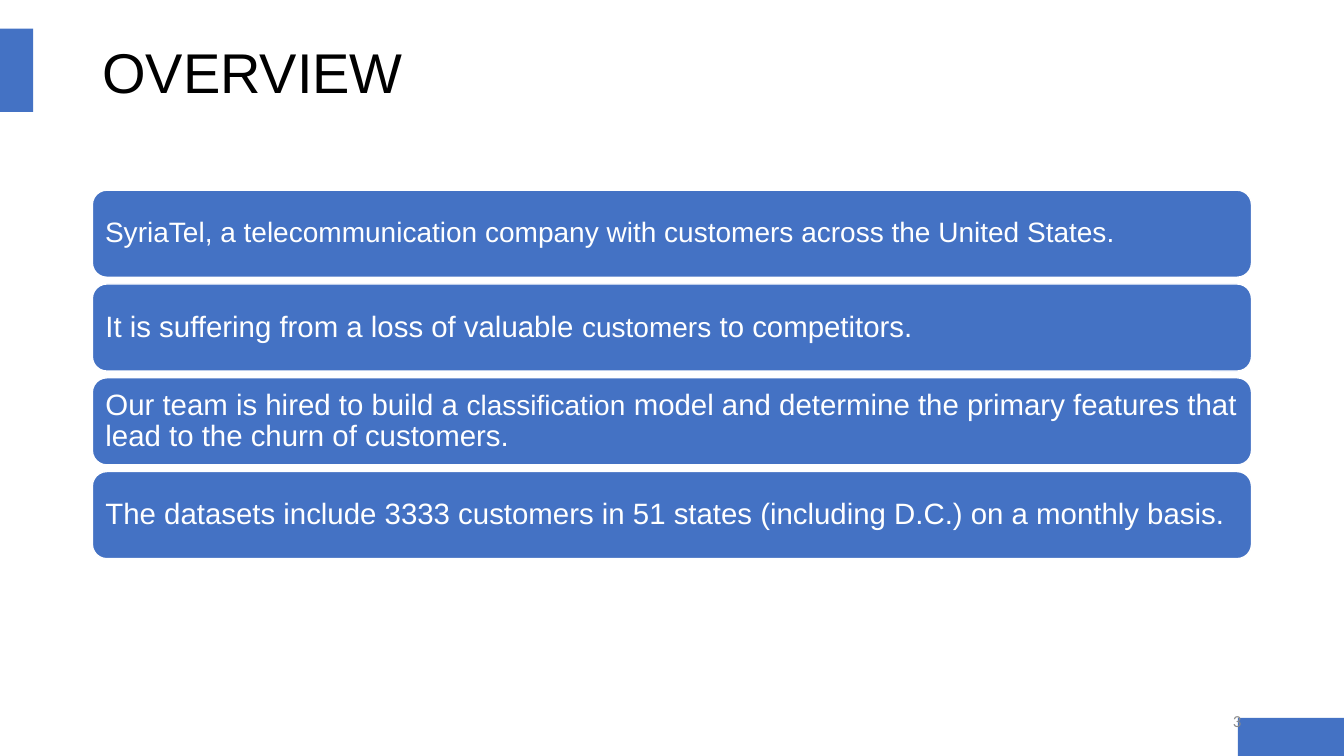
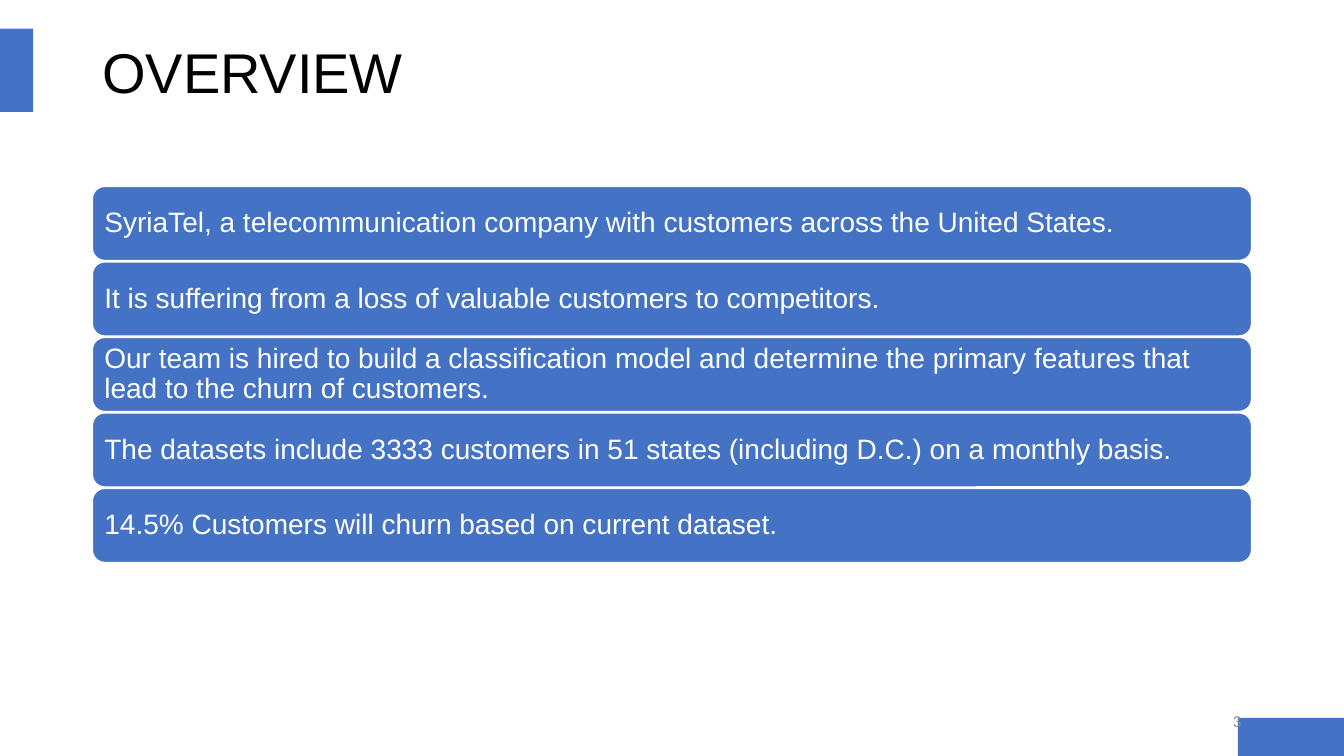
Before and after one commit to carlearn/dsc-mod-3-project-v2-1, a slide deck: slide 3 of SyriaTel Churn Analysis.pptx. Drawn at 1344x756 pixels with LibreOffice and Linux fonts; fonts in the diff are those of the drawing. Boxes give left, top, right and bottom in pixels: in the first picture for what was removed or moved away, otherwise in the second. Text is boxed around its words. In the diff, an @@ line names an element or a change of style, - is before the commit and + after.

```diff
--- a/SyriaTel Churn Analysis.pptx
+++ b/SyriaTel Churn Analysis.pptx
@@ rounded rectangle: place and size @@
-rounded rectangle at [93, 191, 1252, 277]
+rounded rectangle at [93, 187, 1252, 261]
@@ text "SyriaTel, a telecommunication company with ...": place and size @@
-text "SyriaTel, a telecommunication company with ..." at [105, 221, 1114, 247]
+text "SyriaTel, a telecommunication company with ..." at [104, 211, 1113, 237]
@@ rounded rectangle: place and size @@
-rounded rectangle at [93, 284, 1252, 371]
+rounded rectangle at [93, 262, 1252, 337]
@@ text "It is suffering from a ...": place and size @@
-text "It is suffering from a ..." at [105, 315, 912, 342]
+text "It is suffering from a ..." at [104, 287, 880, 313]
@@ text "It is suffering from a ..." at [104, 287, 880, 313]: size 21 to 20 pt in "It is suffering from a loss of ..." @@
@@ rounded rectangle added at [93, 338, 1252, 412], fill #4472C4, outline #FFFFFF 1 pt @@
@@ text "Our team is hired to ...": place and size @@
-text "Our team is hired to ..." at [105, 393, 1236, 447]
+text "Our team is hired to ..." at [104, 347, 1190, 399]
@@ text "Our team is hired to ..." at [104, 347, 1190, 399]: size 21 to 20 pt in "Our team is hired to build a ..." @@
@@ rounded rectangle: place and size @@
-rounded rectangle at [93, 378, 1252, 465]
+rounded rectangle at [93, 413, 1252, 488]
@@ text "The datasets include 3333 customers ...": place and size @@
-text "The datasets include 3333 customers ..." at [105, 502, 1224, 530]
+text "The datasets include 3333 customers ..." at [104, 438, 1171, 464]
@@ text "The datasets include 3333 customers ..." at [104, 438, 1171, 464]: size 21 to 20 pt @@
@@ rounded rectangle: place and size @@
-rounded rectangle at [93, 472, 1252, 559]
+rounded rectangle at [93, 489, 1252, 564]
@@ text added at [104, 513, 777, 535], 20 pt, text #FFFFFF @@
+14.5% Customers will churn based on current dataset.
```
Also in this commit, not shown: 1 other slide changed, 2 slides added, 4 other files.
